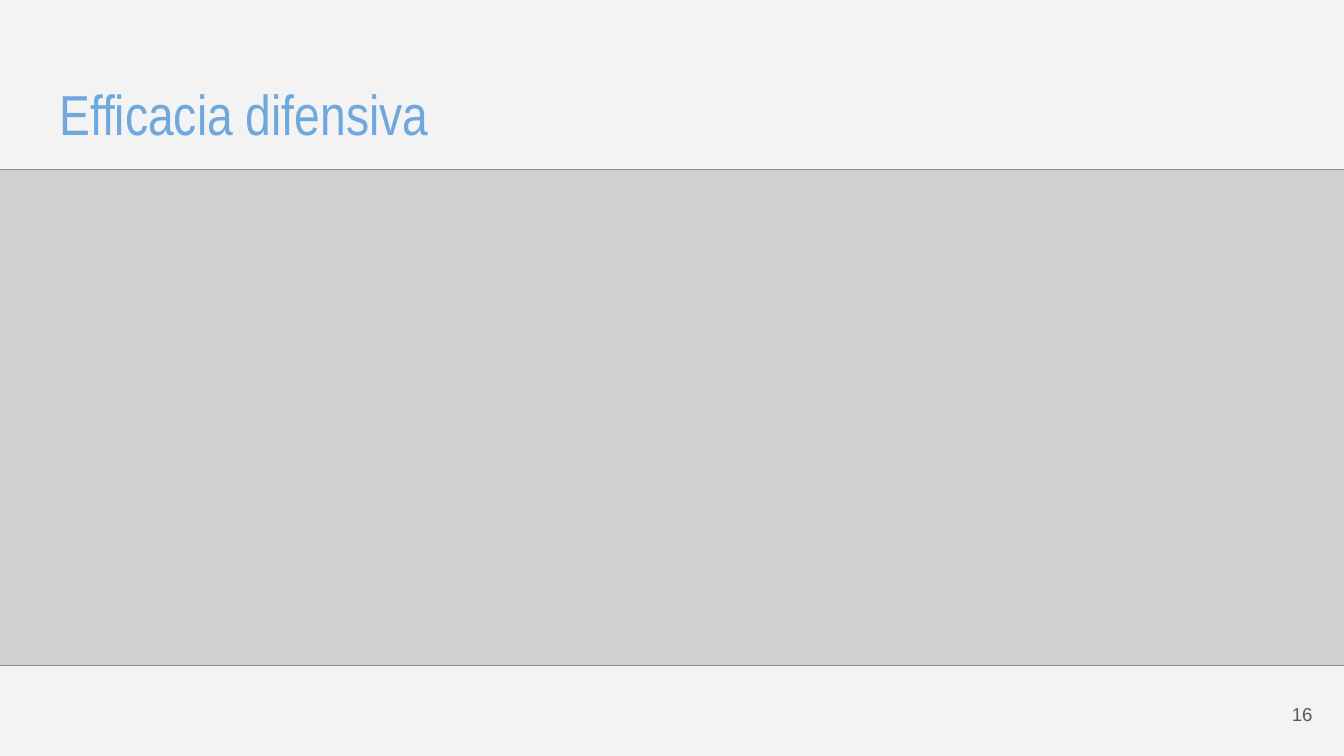
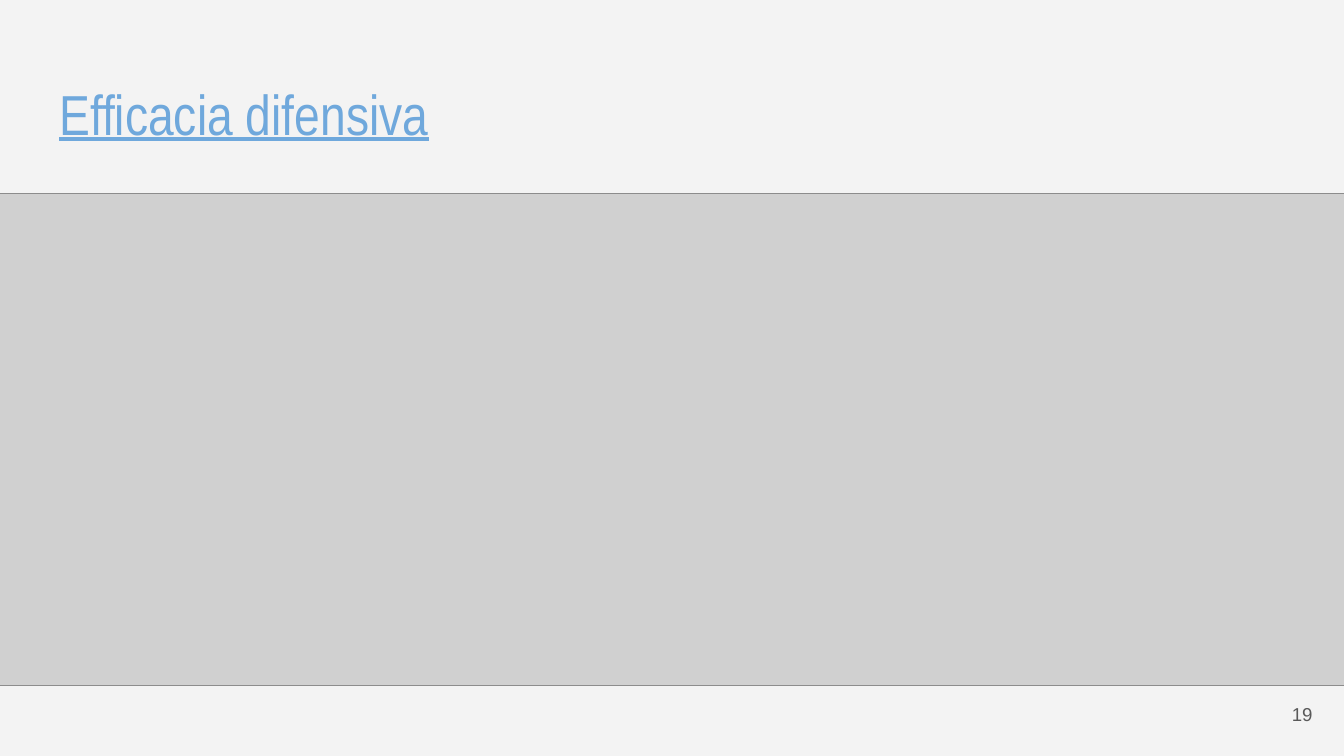
Before and after one commit to Mantotheale/PokemonScientificVisualization, a slide deck: slide 20 of Pokemon - Visualizzazione Scientifica.pptx (slide 16 before the commit). Drawn at 1344x756 pixels with LibreOffice and Linux fonts; fonts in the diff are those of the drawing; grey boxes stand for pictures. Boxes give left, top, right and bottom in pixels: in the first picture for what was removed or moved away, otherwise in the second. Text is boxed around its words. In the diff, an @@ line names an element or a change of style, - is before the commit and + after.

```diff
--- a/Pokemon - Visualizzazione Scientifica.pptx
+++ b/Pokemon - Visualizzazione Scientifica.pptx
@@ title "Efficacia difensiva" at bbox=[59, 94, 428, 141]: underline on @@
@@ picture: place and size @@
-picture at bbox=[0, 169, 1344, 665]
+picture at bbox=[0, 194, 1344, 685]
@@ text at bbox=[1292, 708, 1313, 721]: text changed @@
-16
+19
```
Also in this commit, not shown: 15 other slides changed, 5 slides added, 1 slide removed, 1 other file.
